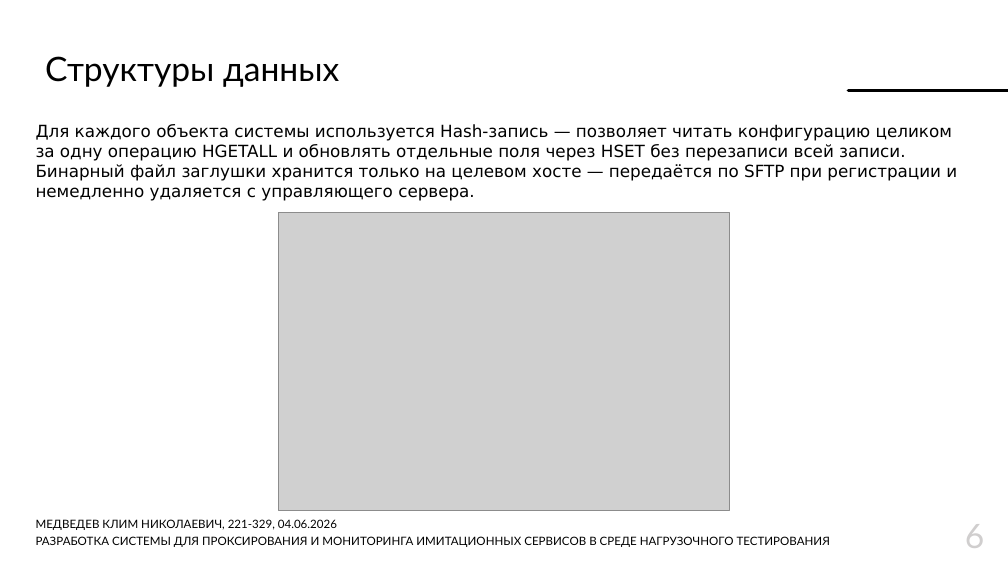
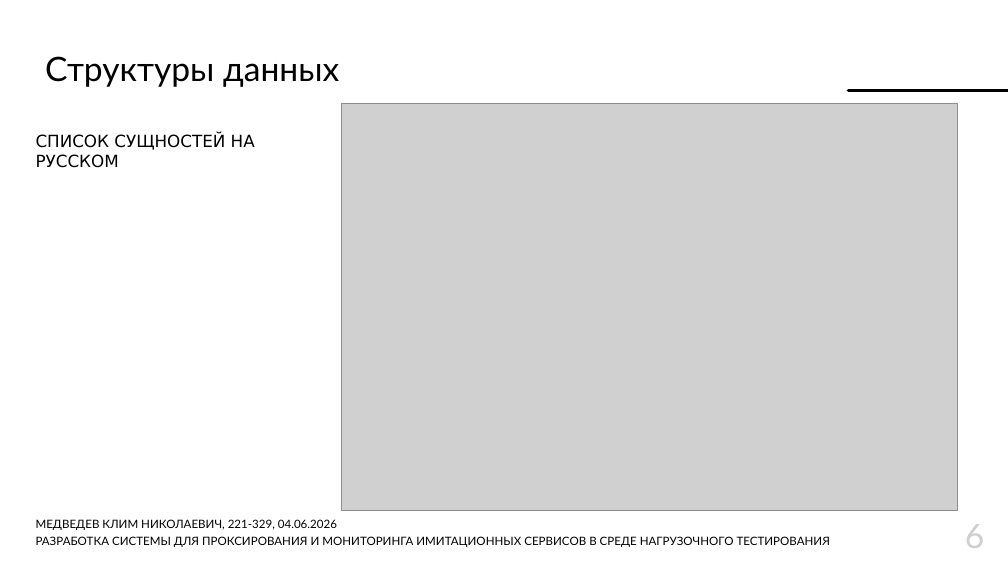
Before and after one commit to Lamardo43/educ-thesis, a slide deck: slide 6 of Thesis/docs/Презентация.pptx. Drawn at 1008x567 pixels with LibreOffice and Linux fonts; fonts in the diff are those of the drawing; grey boxes stand for pictures; background and template pictures are left out. Boxes give left, top, right and bottom in pixels: in the first picture for what was removed or moved away, otherwise in the second. Text is boxed around its words. In the diff, an @@ line names an element or a change of style, - is before the commit and + after.

```diff
--- a/Thesis/docs/Презентация.pptx
+++ b/Thesis/docs/Презентация.pptx
@@ picture: place and size @@
-picture at [279, 212, 730, 510]
+picture at [342, 103, 958, 510]
@@ text at [36, 133, 255, 168]: text changed @@
-Для каждого объекта системы используется Hash-запись — позволяет читать конфигурацию целиком за одну операцию HGETALL и обновлять отдельные поля через HSET без перезаписи всей записи. Бинарный файл заглушки хранится только на целевом хосте — передаётся по SFTP при регистрации и немедленно удаляется с управляющего сервера.
+СПИСОК СУЩНОСТЕЙ НА РУССКОМ
```
Also in this commit, not shown: 10 other slides changed, 12 other files.
